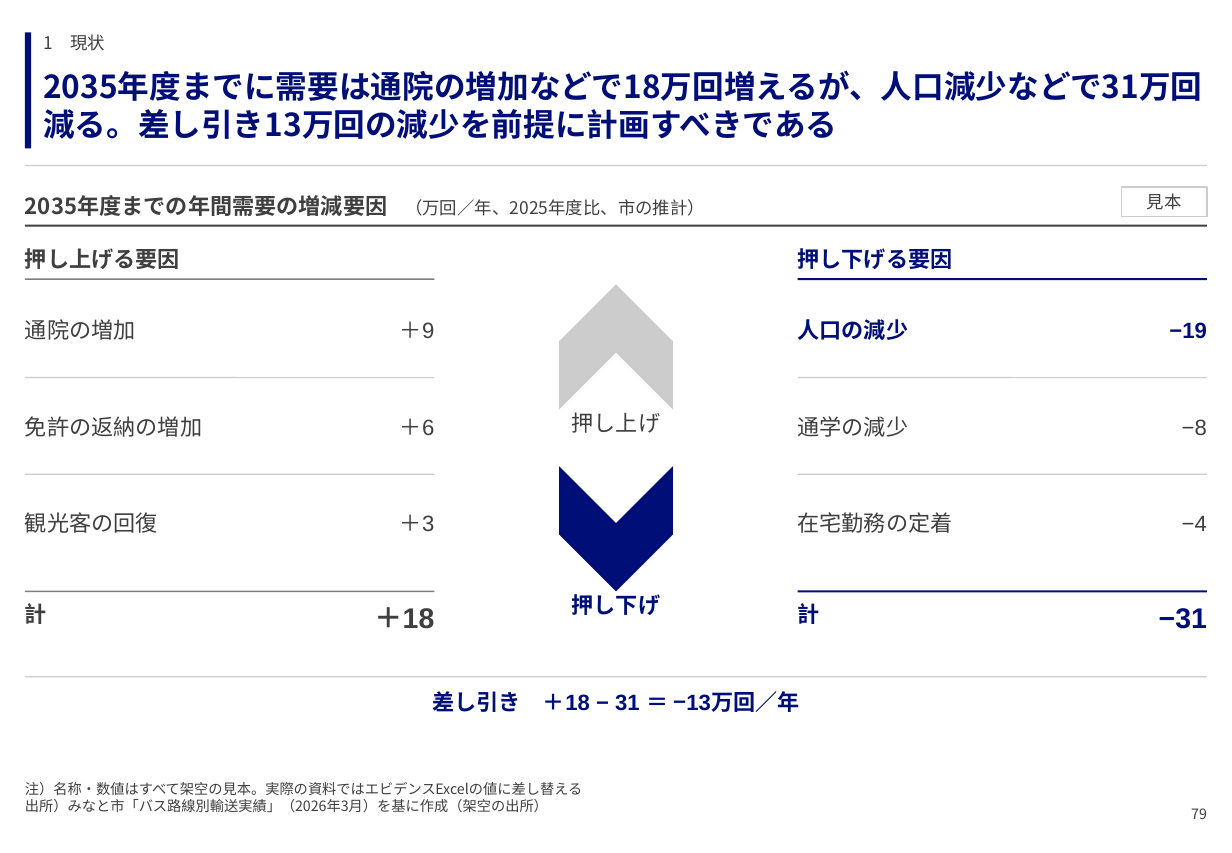
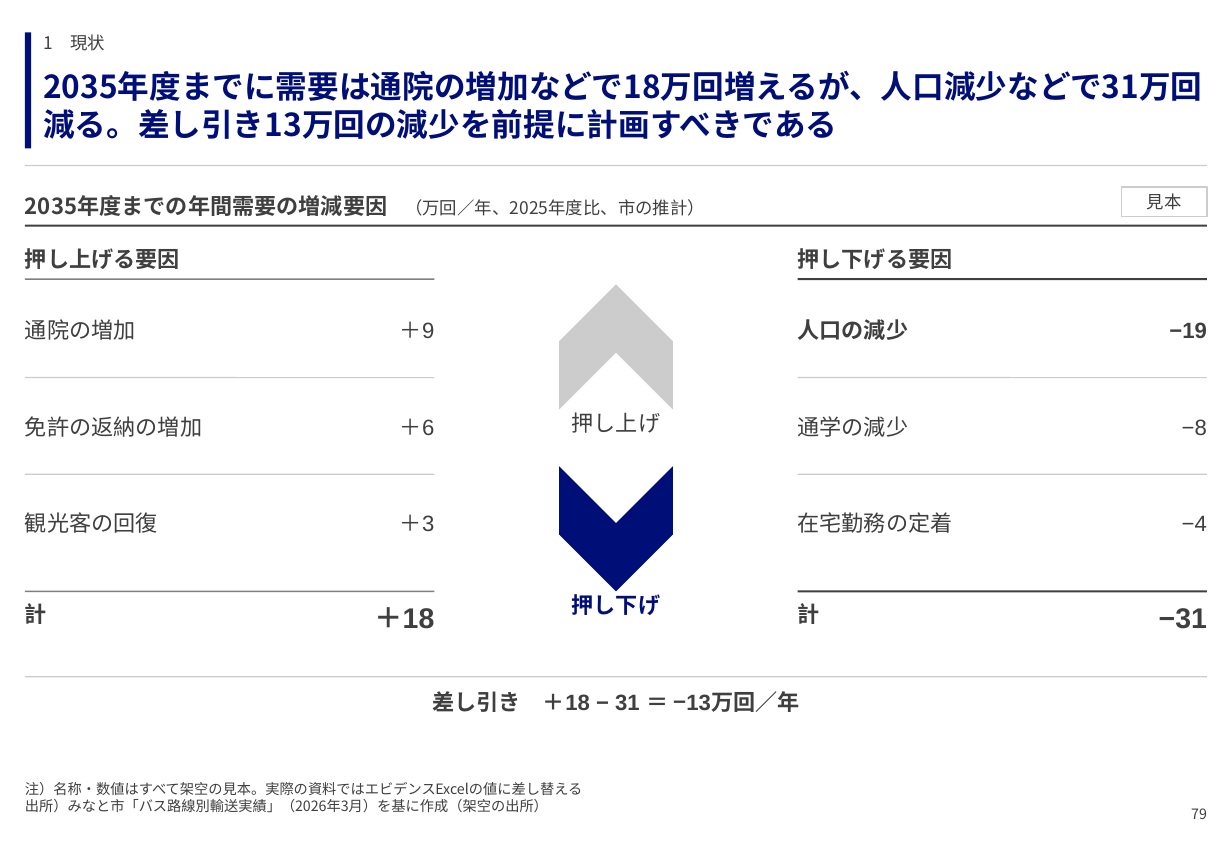
Before and after one commit to GontaHH/slide_builder, a slide deck: slide 79 of patterns/pattern-deck.pptx. Drawn at 1232x853 pixels with LibreOffice and Linux fonts; fonts in the diff are those of the drawing. Boxes give left, top, right and bottom in pixels: in the first picture for what was removed or moved away, otherwise in the second. Text is boxed around its words. In the diff, an @@ line names an element or a change of style, - is before the commit and + after.

```diff
--- a/patterns/pattern-deck.pptx
+++ b/patterns/pattern-deck.pptx
@@ line (797, 279) - (1207, 279): stroke #000F78 1.25 pt to #3F3F3F 1.25 pt @@
@@ line (797, 592) - (1207, 592): stroke #000F78 1.25 pt to #3F3F3F 1.25 pt @@
@@ text colour #000F78 to #3F3F3F in 6 elements at [798,248,953,269], [798,319,909,340], [1169,322,1207,338], [798,603,820,624], [1159,608,1207,629], [432,691,799,712] @@
```
Also in this commit, not shown: 66 other slides changed, 7 other files.
